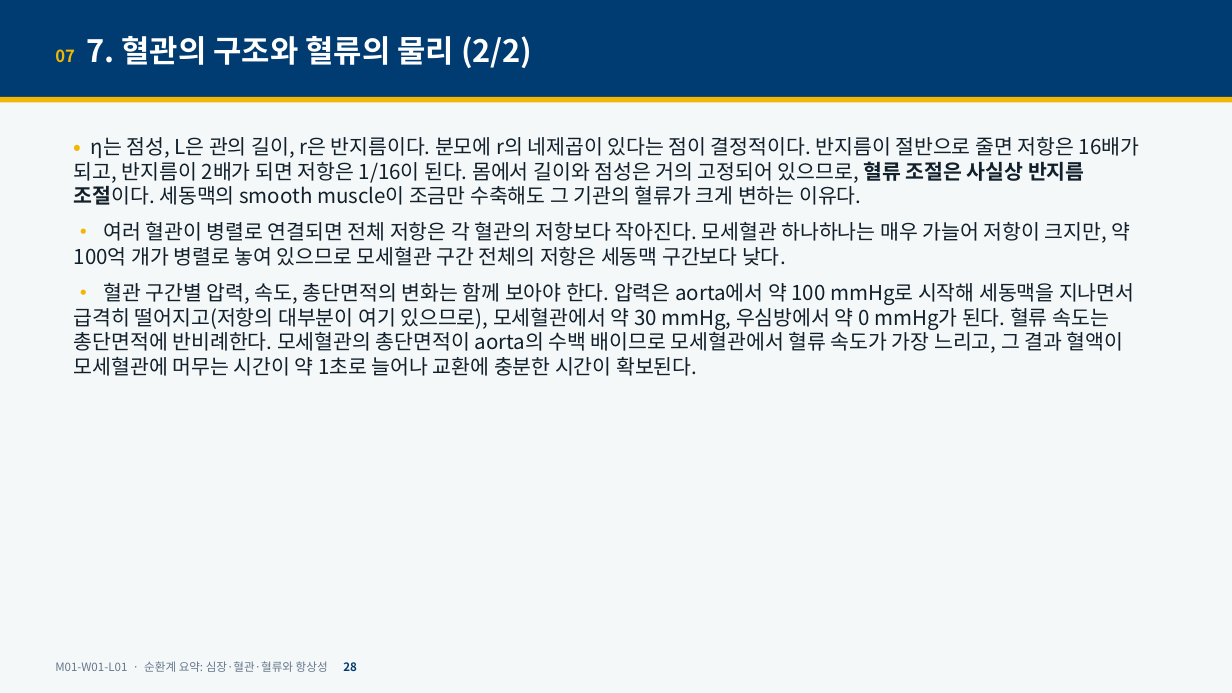
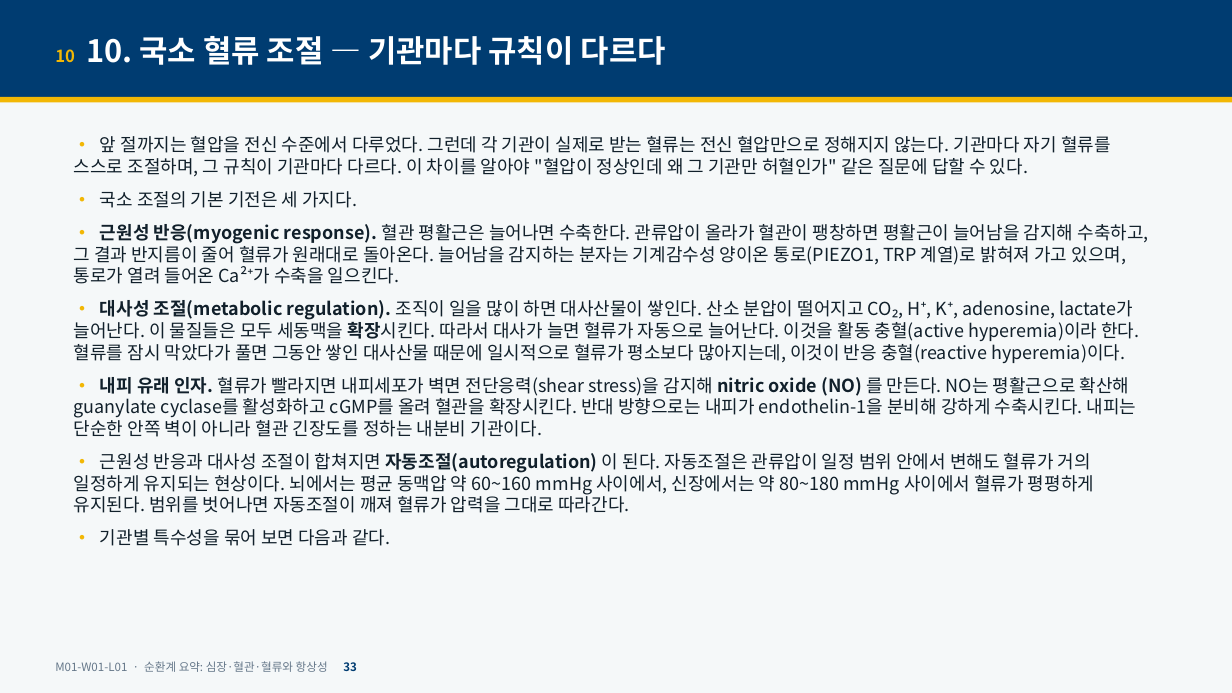
Before and after one commit to hoperiasd2/hoperiasd2.github.io, a slide deck: slide 33 of curriculum/M01/W01/L01/slides.pptx (slide 28 before the commit). Drawn at 1232x693 pixels with LibreOffice and Linux fonts; fonts in the diff are those of the drawing. Boxes give left, top, right and bottom in pixels: in the first picture for what was removed or moved away, otherwise in the second. Text is boxed around its words. In the diff, an @@ line names an element or a change of style, - is before the commit and + after.

```diff
--- a/curriculum/M01/W01/L01/slides.pptx
+++ b/curriculum/M01/W01/L01/slides.pptx
@@ text at [55,36,666,65]: text changed @@
-07 7. 혈관의 구조와 혈류의 물리 (2/2)
+10 10. 국소 혈류 조절 — 기관마다 규칙이 다르다
@@ text at [74,136,1148,546]: text changed; size 16 to 14 pt @@
-• η는 점성, L은 관의 길이, r은 반지름이다. 분모에 r의 네제곱이 있다는 점이 결정적이다. 반지름이 절반으로 줄면 저항은 16배가 되고, 반지름이 2배가 되면 저항은 1/16이 된다. 몸에서 길이와 점성은 거의 고정되어 있으므로, 혈류 조절은 사실상 반지름 조절이다. 세동맥의 smooth muscle이 조금만 수축해도 그 기관의 혈류가 크게 변하는 이유다.
-• 여러 혈관이 병렬로 연결되면 전체 저항은 각 혈관의 저항보다 작아진다. 모세혈관 하나하나는 매우 가늘어 저항이 크지만, 약 100억 개가 병렬로 놓여 있으므로 모세혈관 구간 전체의 저항은 세동맥 구간보다 낮다.
-• 혈관 구간별 압력, 속도, 총단면적의 변화는 함께 보아야 한다. 압력은 aorta에서 약 100 mmHg로 시작해 세동맥을 지나면서 급격히 떨어지고(저항의 대부분이 여기 있으므로), 모세혈관에서 약 30 mmHg, 우심방에서 약 0 mmHg가 된다. 혈류 속도는 총단면적에 반비례한다. 모세혈관의 총단면적이 aorta의 수백 배이므로 모세혈관에서 혈류 속도가 가장 느리고, 그 결과 혈액이 모세혈관에 머무는 시간이 약 1초로 늘어나 교환에 충분한 시간이 확보된다.
+• 앞 절까지는 혈압을 전신 수준에서 다루었다. 그런데 각 기관이 실제로 받는 혈류는 전신 혈압만으로 정해지지 않는다. 기관마다 자기 혈류를 스스로 조절하며, 그 규칙이 기관마다 다르다. 이 차이를 알아야 "혈압이 정상인데 왜 그 기관만 허혈인가" 같은 질문에 답할 수 있다.
+• 국소 조절의 기본 기전은 세 가지다.
+• 근원성 반응(myogenic response). 혈관 평활근은 늘어나면 수축한다. 관류압이 올라가 혈관이 팽창하면 평활근이 늘어남을 감지해 수축하고, 그 결과 반지름이 줄어 혈류가 원래대로 돌아온다. 늘어남을 감지하는 분자는 기계감수성 양이온 통로(PIEZO1, TRP 계열)로 밝혀져 가고 있으며, 통로가 열려 들어온 Ca²⁺가 수축을 일으킨다.
+• 대사성 조절(metabolic regulation). 조직이 일을 많이 하면 대사산물이 쌓인다. 산소 분압이 떨어지고 CO₂, H⁺, K⁺, adenosine, lactate가 늘어난다. 이 물질들은 모두 세동맥을 확장시킨다. 따라서 대사가 늘면 혈류가 자동으로 늘어난다. 이것을 활동 충혈(active hyperemia)이라 한다. 혈류를 잠시 막았다가 풀면 그동안 쌓인 대사산물 때문에 일시적으로 혈류가 평소보다 많아지는데, 이것이 반응 충혈(reactive hyperemia)이다.
+• 내피 유래 인자. 혈류가 빨라지면 내피세포가 벽면 전단응력(shear stress)을 감지해 nitric oxide (NO) 를 만든다. NO는 평활근으로 확산해 guanylate cyclase를 활성화하고 cGMP를 올려 혈관을 확장시킨다. 반대 방향으로는 내피가 endothelin-1을 분비해 강하게 수축시킨다. 내피는 단순한 안쪽 벽이 아니라 혈관 긴장도를 정하는 내분비 기관이다.
+• 근원성 반응과 대사성 조절이 합쳐지면 자동조절(autoregulation) 이 된다. 자동조절은 관류압이 일정 범위 안에서 변해도 혈류가 거의 일정하게 유지되는 현상이다. 뇌에서는 평균 동맥압 약 60~160 mmHg 사이에서, 신장에서는 약 80~180 mmHg 사이에서 혈류가 평평하게 유지된다. 범위를 벗어나면 자동조절이 깨져 혈류가 압력을 그대로 따라간다.
+• 기관별 특수성을 묶어 보면 다음과 같다.
@@ text at [55,661,357,672]: text changed @@
-M01-W01-L01 · 순환계 요약: 심장·혈관·혈류와 항상성 28
+M01-W01-L01 · 순환계 요약: 심장·혈관·혈류와 항상성 33
```
Also in this commit, not shown: 44 other slides changed, 12 slides added, 9 other files.
